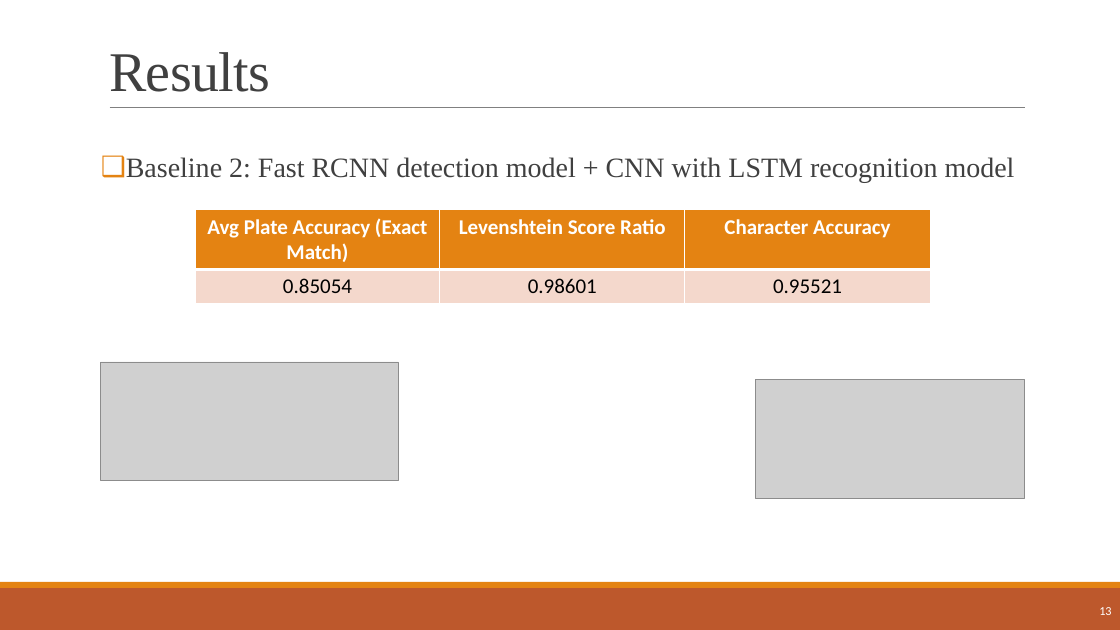
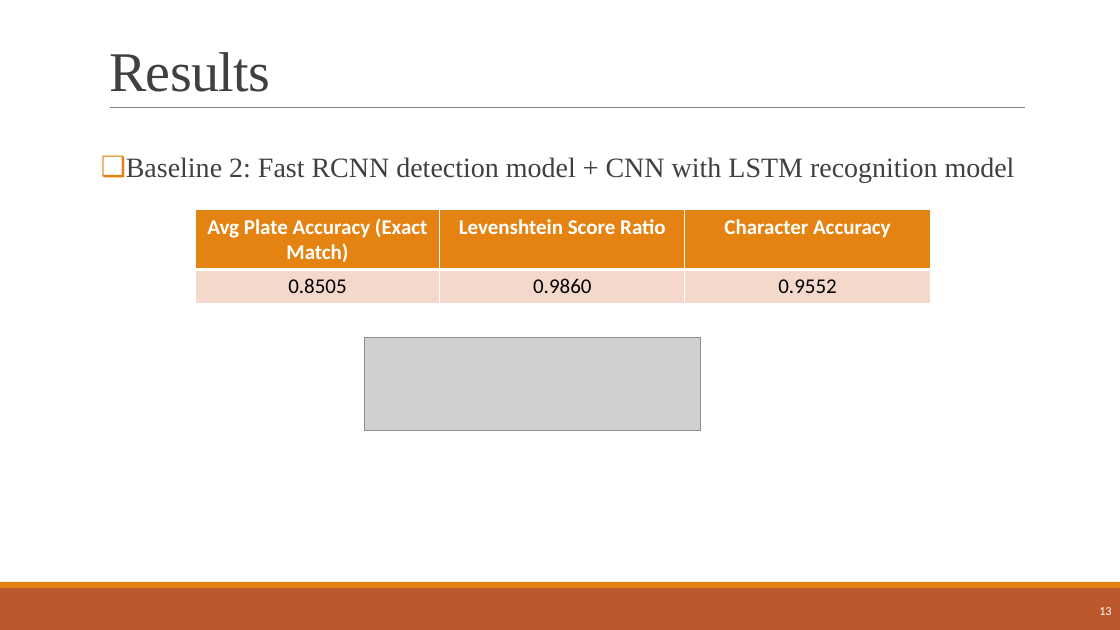
Before and after one commit to andrea-dalessio/CVProject4_final, a slide deck: slide 13 of presentation_CV_Final.pptx. Drawn at 1120x630 pixels with LibreOffice and Linux fonts; fonts in the diff are those of the drawing; grey boxes stand for pictures. Boxes give left, top, right and bottom in pixels: in the first picture for what was removed or moved away, otherwise in the second. Text is boxed around its words. In the diff, an @@ line names an element or a change of style, - is before the commit and + after.

```diff
--- a/presentation_CV_Final.pptx
+++ b/presentation_CV_Final.pptx
@@ table at [196, 210, 931, 303] @@
-row 2: 0.85054 | 0.98601 | 0.95521
+row 2: 0.8505 | 0.9860 | 0.9552
@@ picture added at [365, 338, 701, 431] @@
@@ picture removed at [101, 362, 398, 481] @@
@@ picture removed at [755, 380, 1025, 499] @@
```
Also in this commit, not shown: 5 other slides changed, 1 slide added, 1 slide removed, 1 other file.
